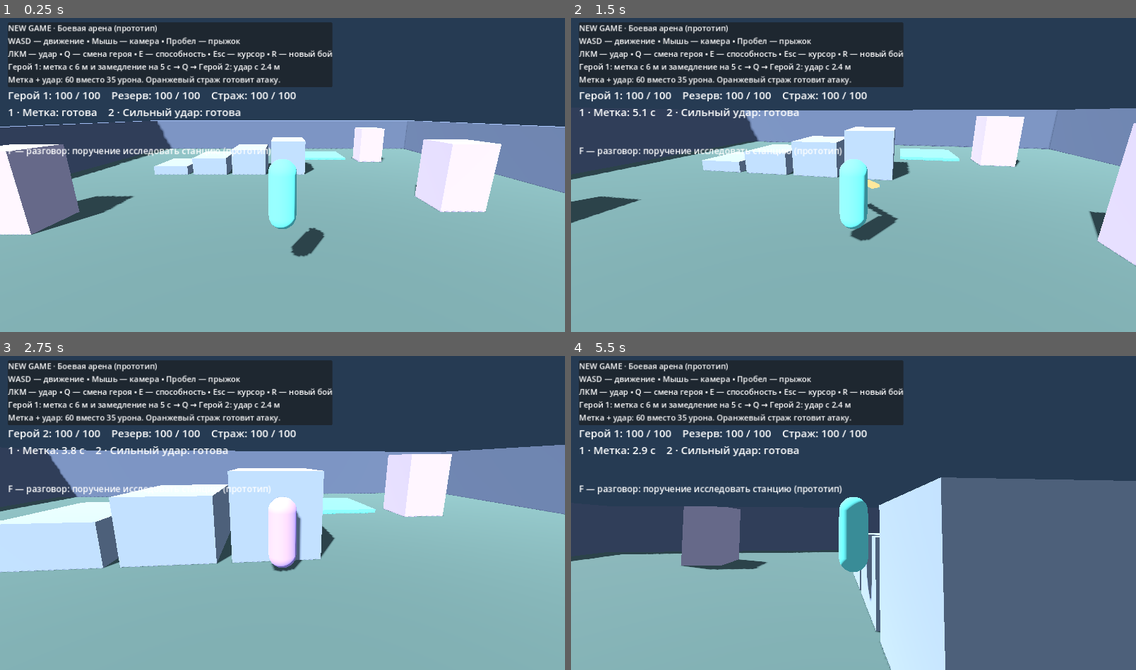
Above: before the commit, frames 1-4 (two rows, left to right).
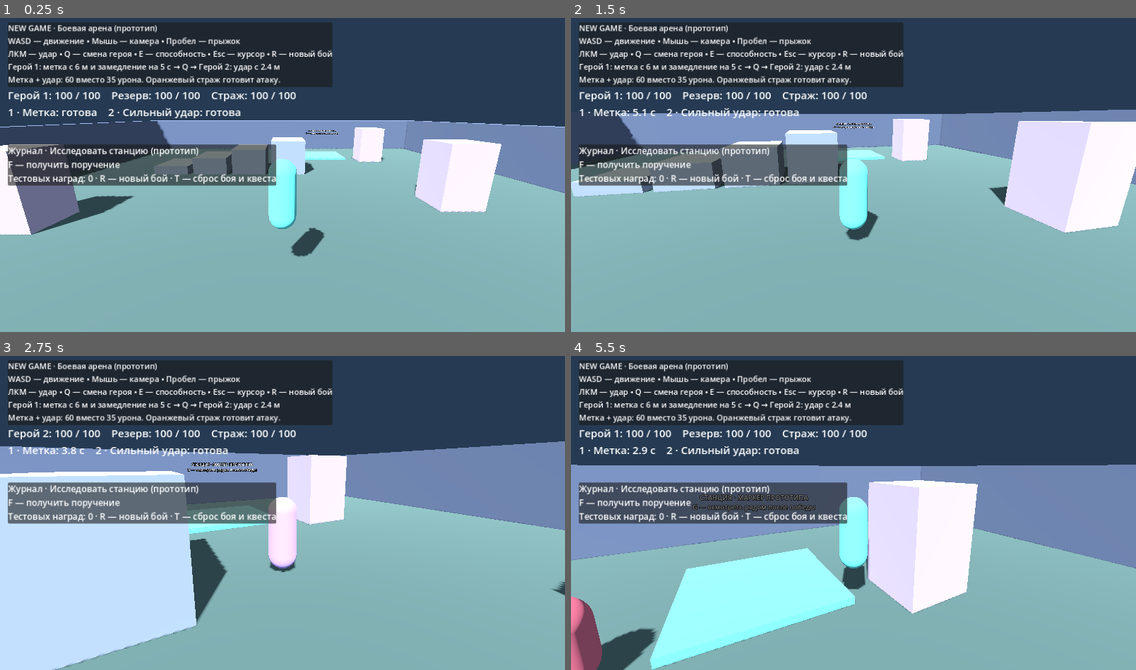
Above: after the commit, the same moments.

Repository: Yola1147/New-game
Game: Godot game, scene res://scenes/main.tscn
The game is run twice, just before and just after one commit, with the same random seed, the same clock (stepped at 60 frames per second) and the same inputs.
Inputs (mouse positions are in pixels of both pictures, inside the frame that each line leads up to):
- Up to frame 1 (0.25 s): no input
- Up to frame 2 (1.5 s): tap Enter (dialogue_next) at 0.5 s; move the mouse to (881, 171) at 0.52 s; hold E (ability) 0.53-1.28 s; hold W (move_forward) from 0.53 s (still down); tap Space (jump) at 0.77, 1.07 s; click (881, 171) at 0.8 s; move the mouse to (825, 175) at 1.27 s; click (825, 175) at 1.35 s
- Up to frame 3 (2.75 s): keep holding W (move_forward); tap Space (jump) at 1.52, 1.82 s; tap Enter (dialogue_next) at 1.55 s; move the mouse to (293, 506) at 2.02 s; hold Enter (dialogue_next) from 2.03 s (still down); click (293, 506) at 2.17 s; tap Q (switch_character) at 2.3 s
- Up to frame 4 (5.5 s): move the mouse to (847, 516) at 2.77 s; release Enter (dialogue_next) at 2.78 s; tap Q (switch_character) at 2.85 s; click (847, 516) at 2.92 s; tap Space (jump) at 3.02, 3.32, 4.52, 4.82, 5.27, 5.3 s; tap F (talk) at 3.05 s; release W (move_forward) at 3.5 s; click "Далее" at 3.5 s; tap T (reset_quest, bound only after the commit) at 4.25 s; move the mouse to (1023, 560) at 4.27 s; hold A (move_left) 4.28-5.03 s; hold F (talk) 4.28-5.03 s; click (1023, 560) at 4.42 s; tap G (inspect_station, bound only after the commit) at 4.55, 5.1 s; tap Escape (release_mouse) at 4.9 s; move the mouse to (808, 506) at 5.02 s; hold W (move_forward) from 5.03 s (still down); click (808, 506) at 5.17 s

The runs differ from the first frame. In frame 1, 6.2% of the frame differs, in the area x 1-60%, y 35-54%; in frame 2, 22%; in frame 3, 28%; in frame 4, 54%, in the area x 0-100%, y 34-100%.

Commit message:
Add prototype quest journal with guarded progression and reset for issue 7

Diff:
--- a/scripts/dialogue.gd
+++ b/scripts/dialogue.gd
@@ -1,6 +1,6 @@
 extends CanvasLayer
 
-# Prototype conversation, available anywhere on the test arena; no NPC or journal yet.
+# Prototype conversation, available anywhere on the test arena; no NPC yet.
 signal assignment_received
 const LINES: Array[String] = [
 	"Нужно исследовать заброшенную станцию недалеко от поселения.",
--- a/scripts/main.gd
+++ b/scripts/main.gd
@@ -3,6 +3,9 @@
 const Player = preload("res://scripts/player.gd")
 const Enemy = preload("res://scripts/enemy.gd")
 const Dialogue = preload("res://scripts/dialogue.gd")
+const Quest = preload("res://scripts/quest.gd")
+const STATION_POINT := Vector3(4, 0, -10)
+var quest := Quest.new()
 var dialogue: CanvasLayer
 var assignment_status: Label
 var player: CharacterBody3D
@@ -35,6 +38,12 @@
 	for point in [Vector3(8, 1.5, -8), Vector3(8, 1.5, 3), Vector3(-10, 1.5, 5)]:
 		block(point, Vector3(2, 3, 2), Color("b3a5bd"))
 	block(Vector3(4, 0.1, -10), Vector3(4, 0.2, 4), Color("65cfc4"))
+	var marker := Label3D.new()
+	marker.position = STATION_POINT + Vector3.UP * 2.5
+	marker.text = "СТАНЦИЯ · МАРКЕР ПРОТОТИПА\nG — осмотреть рядом после победы"
+	marker.font_size = 36
+	marker.billboard = BaseMaterial3D.BILLBOARD_ENABLED
+	add_child(marker)
 	player = Player.new()
 	player.name = "Player"
 	player.position = Vector3(0, 2, 8)
@@ -60,15 +69,16 @@
 	status.add_theme_font_size_override("font_size", 24)
 	hud.add_child(status)
 	assignment_status = Label.new()
-	assignment_status.position = Vector2(18, 295)
+	var journal_panel := PanelContainer.new()
+	journal_panel.position = Vector2(18, 295)
+	hud.add_child(journal_panel)
 	assignment_status.add_theme_font_size_override("font_size", 20)
-	assignment_status.text = "F — разговор: поручение исследовать станцию (прототип)"
-	hud.add_child(assignment_status)
+	assignment_status.text = quest.journal_text()
+	journal_panel.add_child(assignment_status)
 	dialogue = Dialogue.new()
 	add_child(dialogue)
-	dialogue.assignment_received.connect(func() -> void:
-		assignment_status.text = "Поручение получено: исследовать заброшенную станцию. F — повторить диалог"
-	)
+	dialogue.assignment_received.connect(quest.accept)
+	quest.changed.connect(update_journal)
 	update_status()
 
 func configure_input() -> void:
@@ -77,7 +87,7 @@
 		var click := InputEventMouseButton.new()
 		click.button_index = MOUSE_BUTTON_LEFT
 		InputMap.action_add_event("attack", click)
-	var bindings := {"move_forward": KEY_W, "move_back": KEY_S, …(152 unchanged characters)… talk": KEY_F, "dialogue_next": KEY_ENTER}
+	var bindings := {"move_forward": KEY_W, "move_back": KEY_S, …(152 unchanged characters)… talk": KEY_F, "dialogue_next": KEY_ENTER, "inspect_station": KEY_G, "reset_quest": KEY_T}
 	for action: String in bindings:
 		if not InputMap.has_action(action):
 			InputMap.add_action(action)
@@ -88,6 +98,15 @@
 func _input(event: InputEvent) -> void:
 	if dialogue.active:
 		return
+	if event.is_echo():
+		return
+	if event.is_action_pressed("reset_quest"):
+		restart_quest()
+		get_viewport().set_input_as_handled()
+		return
+	if event.is_action_pressed("inspect_station"):
+		quest.inspect(player.health > 0, player.global_position.distance_to(STATION_POINT) <= 2.5, enemy.health <= 0)
+		get_viewport().set_input_as_handled()
 	if event.is_action_pressed("talk") and not event.is_echo() and player.health > 0:
 		dialogue.begin()
 		get_viewport().set_input_as_handled()
@@ -100,7 +119,18 @@
 	update_status()
 
 func _process(_delta: float) -> void:
+	quest.observe_guard(enemy.health <= 0)
 	update_status()
+
+func update_journal() -> void:
+	assignment_status.text = quest.journal_text()
+
+func restart_quest() -> void:
+	if dialogue.active:
+		return
+	dialogue.assignment_accepted = false
+	quest.reset()
+	restart_battle()
 
 func ability_status(index: int) -> String:
 	var hp: int = player.health if index == player.active_character else player.reserve_health
--- /dev/null
+++ b/scripts/quest.gd
@@ -0,0 +1,39 @@
+extends RefCounted
+
+# Arena-only prototype: the reward is a test counter, not currency or canon.
+signal changed
+enum Stage { NOT_STARTED, DEFEAT_GUARD, INSPECT_STATION, COMPLETED }
+var stage := Stage.NOT_STARTED
+var rewards := 0
+
+func accept() -> void:
+	if stage != Stage.NOT_STARTED:
+		return
+	stage = Stage.DEFEAT_GUARD
+	changed.emit()
+
+func observe_guard(defeated: bool) -> void:
+	if stage == Stage.DEFEAT_GUARD and defeated:
+		stage = Stage.INSPECT_STATION
+		changed.emit()
+
+func inspect(alive: bool, nearby: bool, guard_defeated: bool) -> void:
+	if stage != Stage.INSPECT_STATION or not alive or not nearby or not guard_defeated:
+		return
+	stage = Stage.COMPLETED
+	rewards += 1
+	changed.emit()
+
+func reset() -> void:
+	stage = Stage.NOT_STARTED
+	rewards = 0
+	changed.emit()
+
+func journal_text() -> String:
+	var objectives := [
+		"F — получить поручение",
+		"Поручение получено. Цель: победить стража",
+		"Цель: осмотреть бирюзовый маркер станции · G рядом с ним",
+		"Поручение выполнено: станция осмотрена",
+	]
+	return "Журнал · Исследовать станцию (прототип)\n%s\nТестовых наград: %d · R — новый бой · T — сброс боя и квеста" % [objectives[stage], rewards]
--- /dev/null
+++ b/tests/quest.gd
@@ -0,0 +1,102 @@
+extends SceneTree
+
+var failures := 0
+
+func _initialize() -> void:
+	call_deferred("run")
+
+func check(condition: bool, message: String) -> void:
+	if not condition:
+		failures += 1
+		push_error(message)
+
+func key(code: Key, echo := false) -> void:
+	var event := InputEventKey.new()
+	event.physical_keycode = code
+	event.pressed = true
+	event.echo = echo
+	Input.parse_input_event(event)
+	Input.flush_buffered_events()
+	event = event.duplicate()
+	event.pressed = false
+	event.echo = false
+	Input.parse_input_event(event)
+	Input.flush_buffered_events()
+
+func accept_dialogue() -> void:
+	key(KEY_F)
+	for i in range(3):
+		key(KEY_ENTER)
+
+func run() -> void:
+	var arena = load("res://scenes/main.tscn").instantiate()
+	root.add_child(arena)
+	for i in range(5):
+		await process_frame
+	var quest = arena.quest
+	var player = arena.player
+	var enemy = arena.enemy
+	player.position = arena.STATION_POINT
+	key(KEY_G)
+	enemy.take_damage(100)
+	await process_frame
+	check(quest.stage == quest.Stage.NOT_STARTED and quest.rewards == 0, "Pre-quest kill/inspection cannot complete quest")
+	key(KEY_F)
+	key(KEY_ESCAPE)
+	check(quest.stage == quest.Stage.NOT_STARTED, "Cancelled dialogue cannot accept quest")
+	# An early kill remains valid after acceptance; do not strand the player.
+	accept_dialogue()
+	check(quest.stage == quest.Stage.DEFEAT_GUARD, "Only accepted dialogue starts first objective")
+	await process_frame
+	check(quest.stage == quest.Stage.INSPECT_STATION, "Defeated guard advances accepted objective")
+	key(KEY_R)
+	check(quest.stage == quest.Stage.INSPECT_STATION and arena.dialogue.assignment_accepted, "R preserves quest")
+	player.position = arena.STATION_POINT
+	key(KEY_G)
+	check(quest.rewards == 0, "Respawned live guard blocks inspection")
+	enemy.take_damage(100)
+	player.position = Vector3(0, 0, 8)
+	key(KEY_G)
+	check(quest.rewards == 0, "Distant inspection must fail")
+	player.position = arena.STATION_POINT + Vector3.UP * 5
+	key(KEY_G)
+	check(quest.rewards == 0, "Inspection requires proximity in height too")
+	player.position = arena.STATION_POINT
+	player.take_damage(100)
+	key(KEY_G)
+	check(quest.rewards == 0, "Dead active hero cannot inspect")
+	key(KEY_Q)
+	key(KEY_F)
+	key(KEY_G)
+	key(KEY_T)
+	check(quest.stage == quest.Stage.INSPECT_STATION and quest.rewards == 0, "Dialogue blocks inspection and full reset")
+	key(KEY_ESCAPE)
+	key(KEY_G, true)
+	check(quest.rewards == 0, "Key repeat cannot inspect")
+	key(KEY_G)
+	check(quest.stage == quest.Stage.COMPLETED and quest.rewards == 1, "Living nearby hero completes quest and receives one reward")
+	check(arena.assignment_status.text.contains("Поручение выполнено"), "Journal displays completion")
+	for i in range(3):
+		key(KEY_G)
+		accept_dialogue()
+	key(KEY_R)
+	check(quest.rewards == 1 and quest.stage == quest.Stage.COMPLETED, "Repeated inspection/dialogue/combat reset cannot duplicate reward")
+	key(KEY_T)
+	check(quest.stage == quest.Stage.NOT_STARTED and quest.rewards == 0 and not arena.dialogue.assignment_accepted, "T resets quest, reward and dialogue acceptance")
+	check(enemy.health == 100 and player.health == 100 and player.active_character == 0, "T resets full battle")
+	accept_dialogue()
+	key(KEY_G)
+	check(quest.stage == quest.Stage.DEFEAT_GUARD and quest.rewards == 0, "New run cannot skip live guard")
+	enemy.take_damage(100)
+	await process_frame
+	player.position = arena.STATION_POINT
+	key(KEY_G)
+	check(quest.rewards == 1, "Second run can complete exactly once after reset")
+	key(KEY_T)
+	# Leave a representative in-progress journal visible during graphical runs.
+	accept_dialogue()
+	Input.mouse_mode = Input.MOUSE_MODE_VISIBLE
+	for i in range(3):
+		await process_frame
+	print("QUEST RESULT: ", failures, " failures")
+	quit(1 if failures else 0)
Not shown, added: scripts/quest.gd.uid
Not shown, added: tests/quest.gd.uid
Not shown, changed: PLAYTEST.md
Not shown, changed: ROADMAP.md
Not shown, changed: Run.ps1
